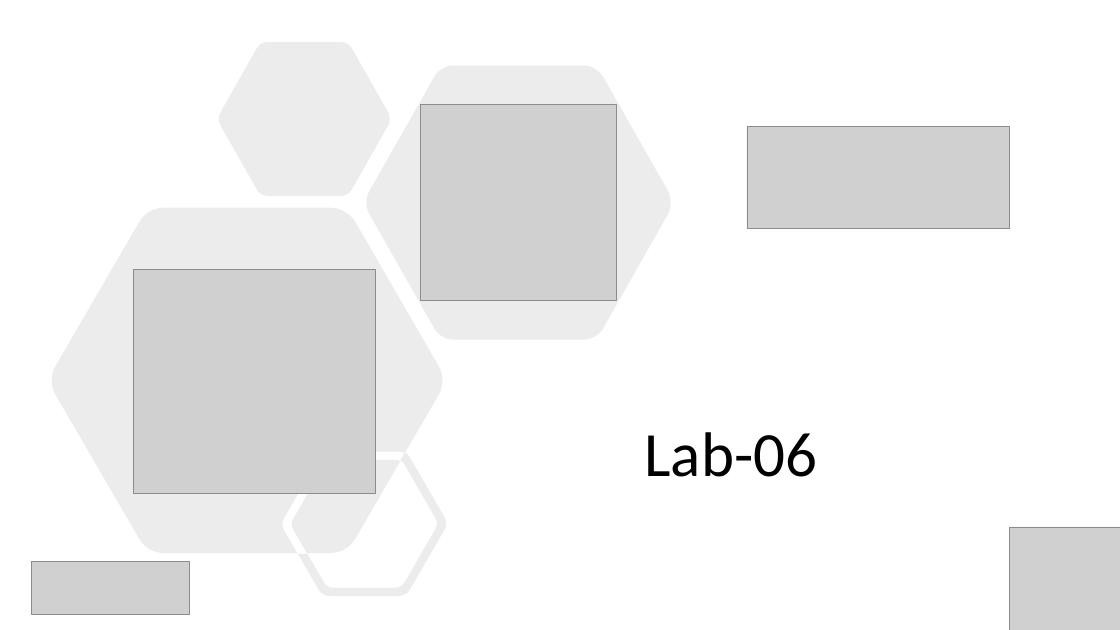
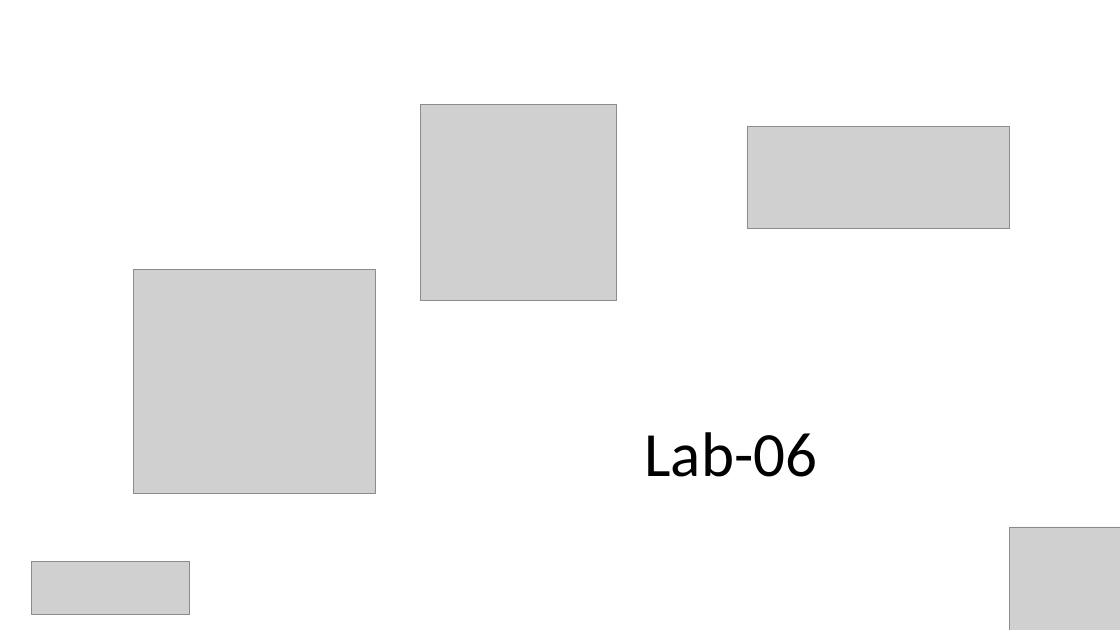
Before and after one commit to Infrastructure-AsCode/aks-101, a slide deck: slide 32 of slides/k8s-101.pptx (slide 51 before the commit). Drawn at 1120x630 pixels with LibreOffice and Linux fonts; fonts in the diff are those of the drawing; grey boxes stand for pictures. Boxes give left, top, right and bottom in pixels: in the first picture for what was removed or moved away, otherwise in the second. Text is boxed around its words. In the diff, an @@ line names an element or a change of style, - is before the commit and + after.

```diff
--- a/slides/k8s-101.pptx
+++ b/slides/k8s-101.pptx
@@ freeform shape removed at box(52, 42, 671, 597) @@
```
Also in this commit, not shown: 6 other slides changed, 27 slides added, 2 slides removed, 19 other files.
